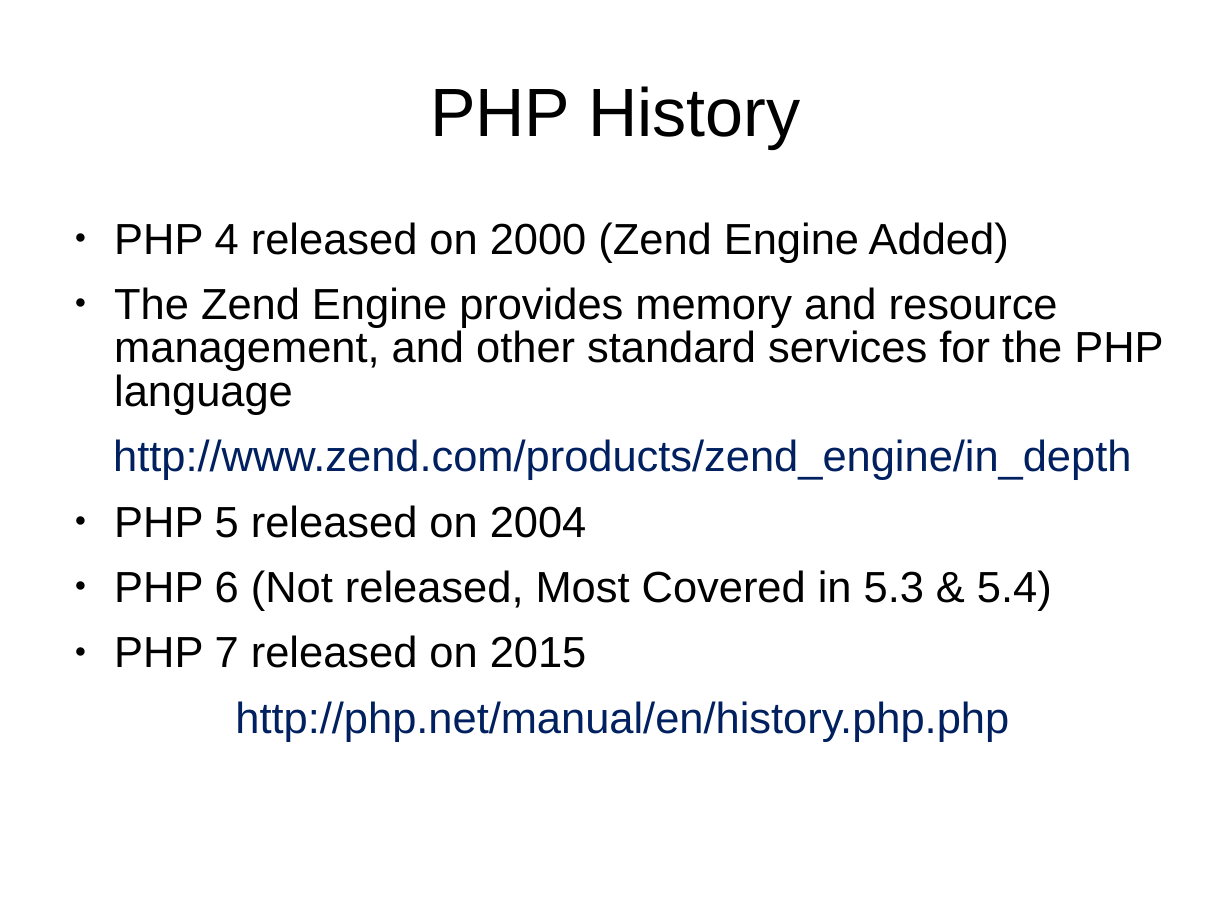
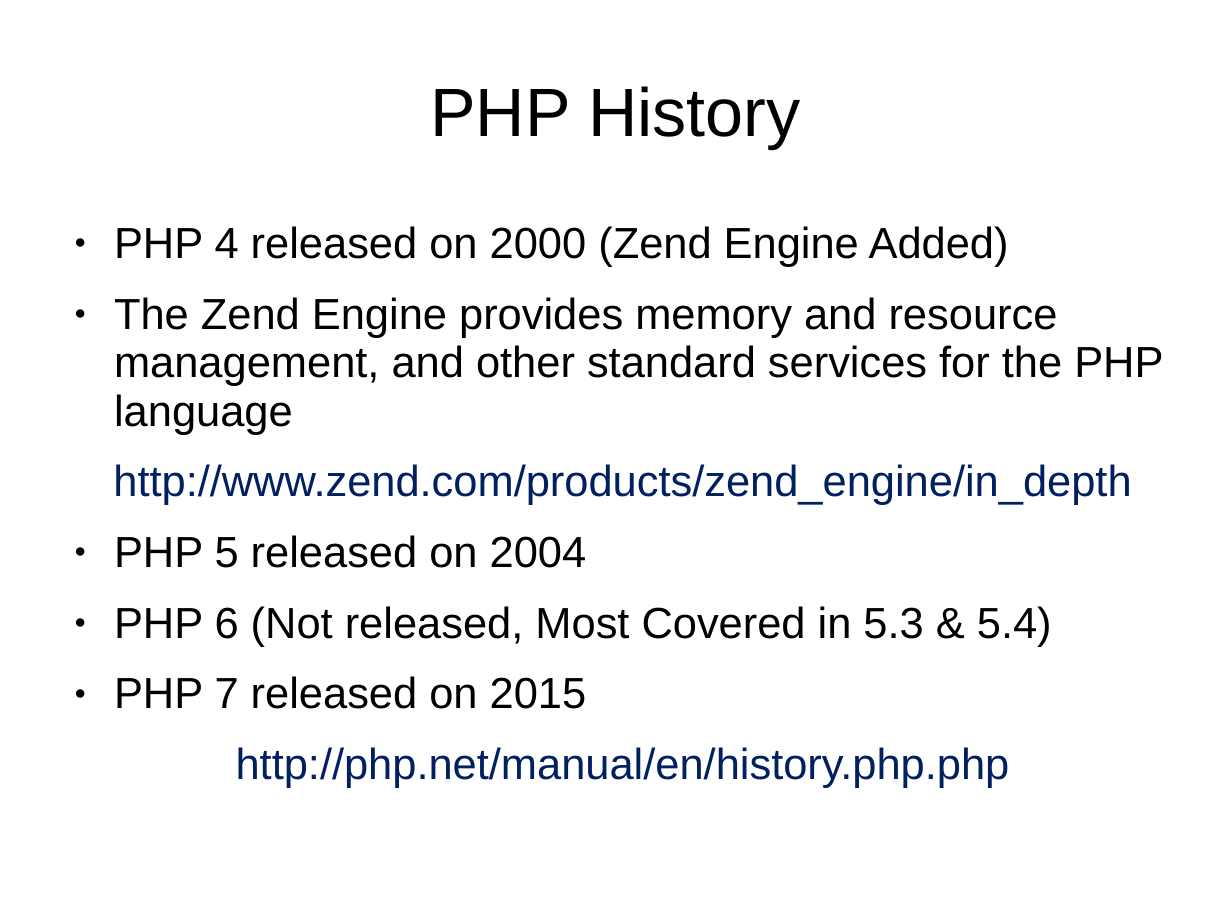
Before and after one commit to ziyed/php-oop, a slide deck: slide 3 of oop.ppt. Drawn at 1232x924 pixels with LibreOffice and Linux fonts; fonts in the diff are those of the drawing. Boxes give left, top, right and bottom in pixels: in the first picture for what was removed or moved away, otherwise in the second. Text is boxed around its words. In the diff, an @@ line names an element or a change of style, - is before the commit and + after.

```diff
--- a/oop.ppt
+++ b/oop.ppt
@@ text "PHP 4 released on 2000 ..." at [113, 226, 1163, 788]: line spacing 0.83 to 0.93 @@
```
Also in this commit, not shown: 1 other slide changed, 1 slide added, 4 other files.
